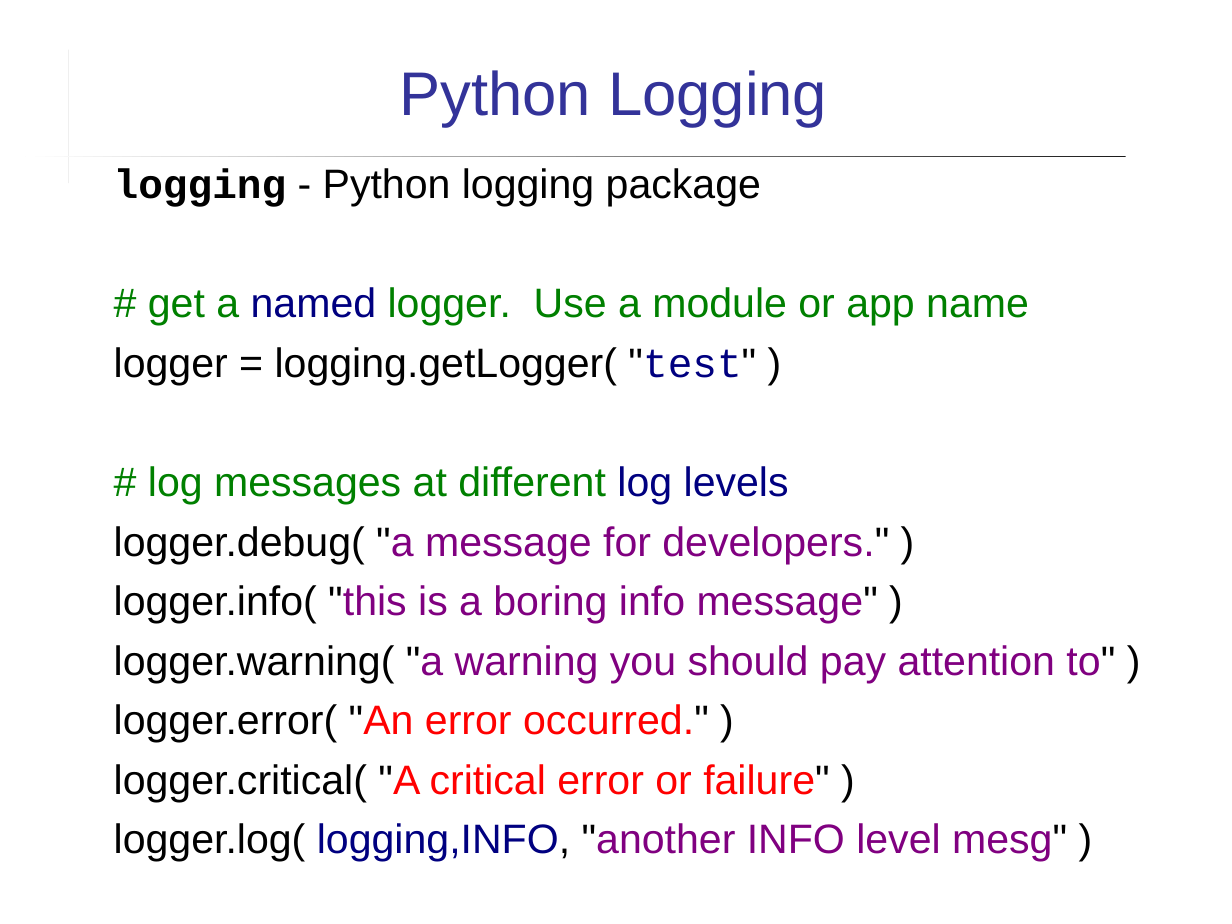
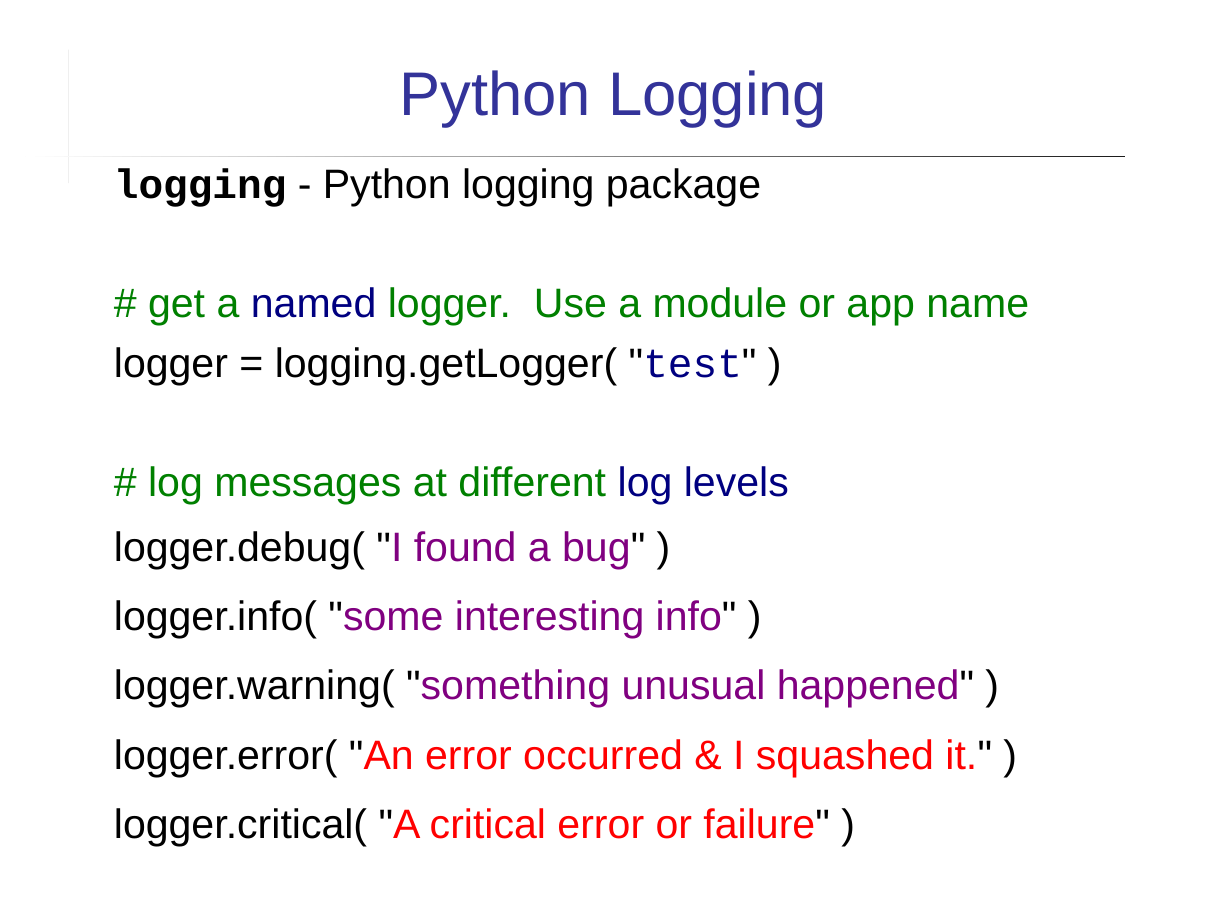
Before and after one commit to cpske/ISP, a slide deck: slide 9 of logging/Logging.ppt. Drawn at 1232x924 pixels with LibreOffice and Linux fonts; fonts in the diff are those of the drawing. Boxes give left, top, right and bottom in pixels: in the first picture for what was removed or moved away, otherwise in the second. Text is boxed around its words. In the diff, an @@ line names an element or a change of style, - is before the commit and + after.

Commit message:
updates to logging, add Milestones presentation

```diff
--- a/logging/Logging.ppt
+++ b/logging/Logging.ppt
@@ text at [114,168,1029,846]: more space between paragraphs @@
@@ text at [114,531,992,777]: text changed; text colour #800080 to #000000 @@
-logger.debug( "a message for developers." )
-logger.info( "this is a boring info message" )
-logger.warning( "a warning you should pay attention to" )
-logger.error( "An error occurred." )
+logger.debug( "I found a bug" )
+logger.info( "some interesting info" )
+logger.warning( "something unusual happened" )
+logger.error( "An error occurred & I squashed it." )
@@ text at [114,823,1067,862]: paragraph removed @@
-logger.log( logging,INFO, "another INFO level mesg" )
```
Also in this commit, not shown: 10 other slides changed, 4 slides added, 13 other files.
